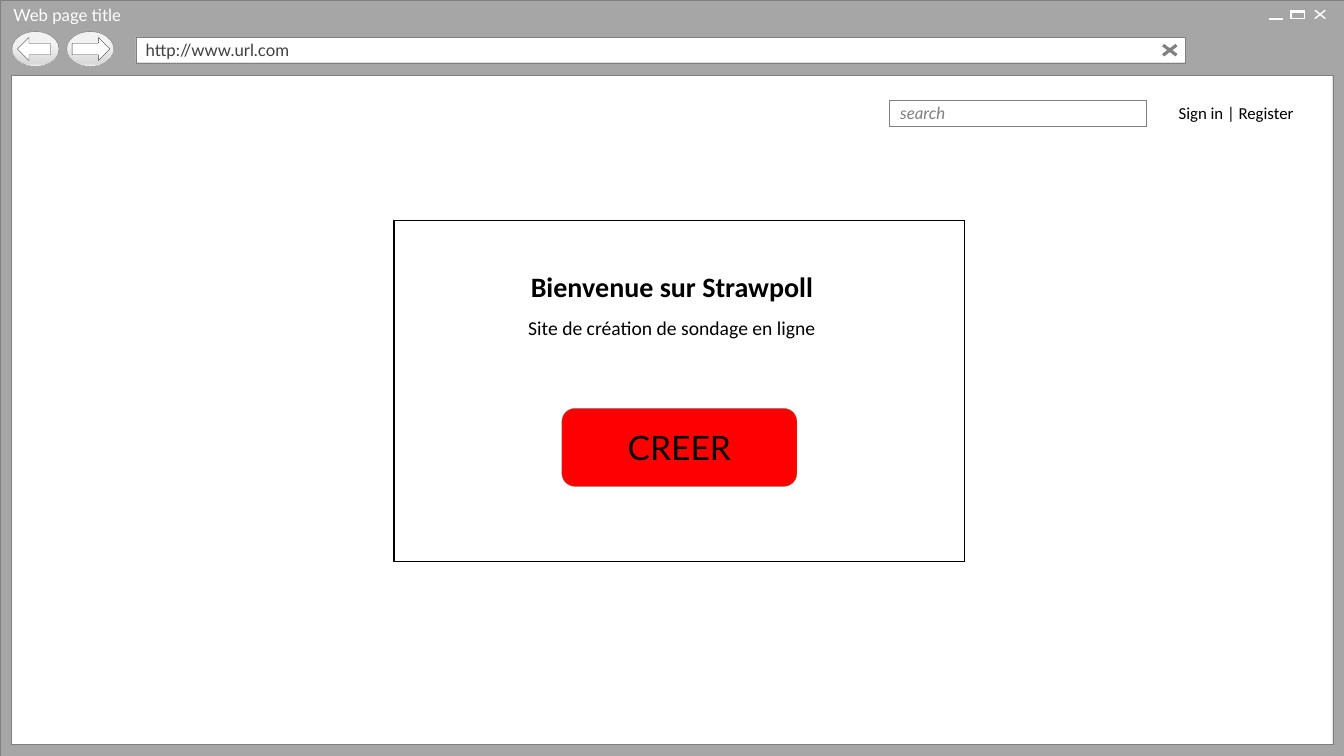
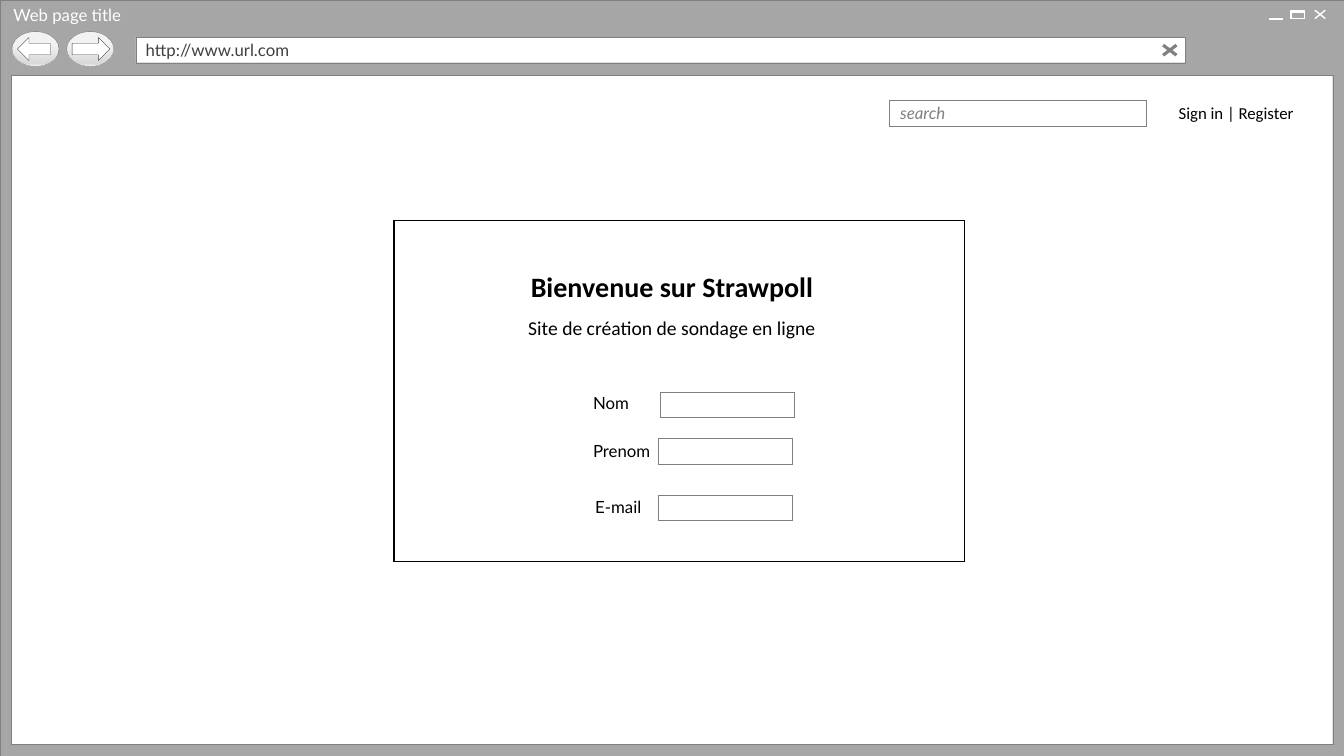
Before and after one commit to Holyz1988/PROJET1-ASP.NET, a slide deck: slide 1 of Page d’acceuil.pptx. Drawn at 1344x756 pixels with LibreOffice and Linux fonts; fonts in the diff are those of the drawing; background and template pictures are left out. Boxes give left, top, right and bottom in pixels: in the first picture for what was removed or moved away, otherwise in the second. Text is boxed around its words. In the diff, an @@ line names an element or a change of style, - is before the commit and + after.

```diff
--- a/Page d’acceuil.pptx
+++ b/Page d’acceuil.pptx
@@ rounded rectangle removed at (x1=562, y1=408, x2=797, y2=486) @@
-CREER
@@ group added at (x1=593, y1=392, x2=795, y2=520): 3 rectangles, 3 texts @@
+Nom
+Prenom
+E-mail
```
Also in this commit, not shown: 21 other slides changed, 3 slides added, 2 other files.
